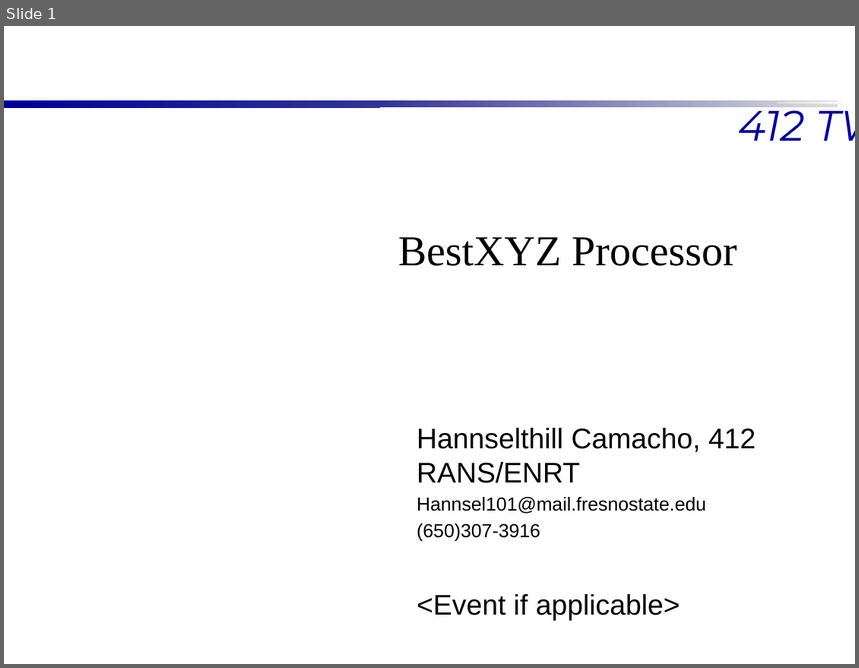
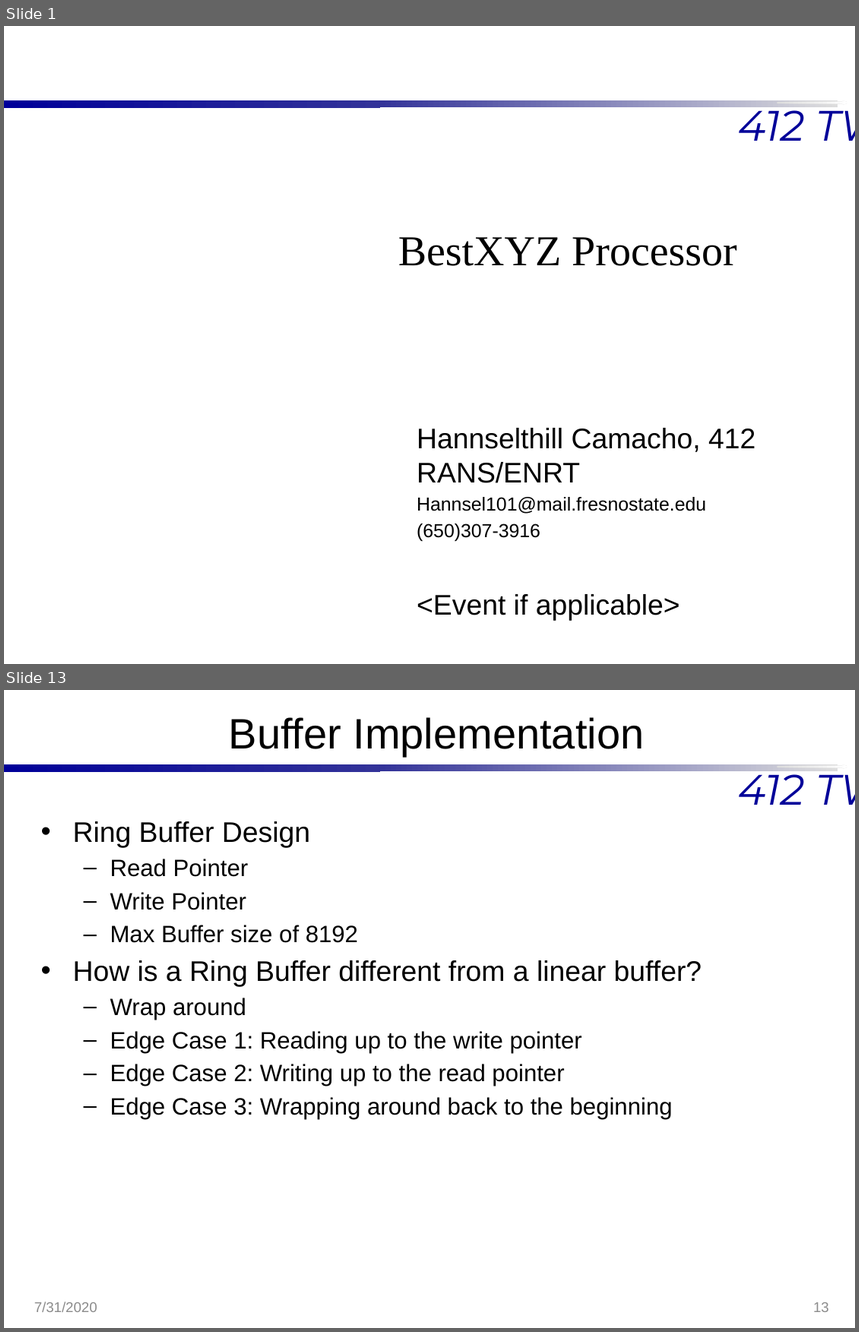
Before and after one commit to Hannsel101/PCIP_Intern_Proj_1, a slide deck: BestXYZ_Presentation.pptx. Shown one above the other, each under a label of ours: slide 1 before the commit, slides 1 and 13 after it; the slides between them are not shown. The pictures are 859x668 and 859x1332 pixels, drawn with LibreOffice and Linux fonts; fonts in the diff are those of the drawing; background and template pictures are left out. Boxes give left, top, right and bottom in pixels: in the first picture for what was removed or moved away, otherwise in the second. Text is boxed around its words. In the diff, an @@ line names an element or a change of style, - is before the commit and + after.

```diff
--- a/BestXYZ_Presentation.pptx
+++ b/BestXYZ_Presentation.pptx
@@ slide 13 added at [4, 690, 855, 1328], background #FFFFFF; not listed: 4 template elements that a slide beside it also shows @@
@@ title added at [229, 717, 645, 756], 36 pt, text #000000 @@
+Buffer Implementation
@@ text added at [73, 821, 702, 1119], 20 pt, text #000000 @@
+• Ring Buffer Design
+  – Read Pointer
+  – Write Pointer
+  – Max Buffer size of 8192
+• How is a Ring Buffer different from a linear buffer?
+  – Wrap around
+  – Edge Case 1: Reading up to the write pointer
+  – Edge Case 2: Writing up to the read pointer
+  – Edge Case 3: Wrapping around back to the beginning
@@ text added at [34, 1302, 97, 1312], 12 pt, text #8C8C8C @@
+7/31/2020
@@ page number added at [813, 1303, 829, 1312], 12 pt, text #8C8C8C @@
+13
```
Also in this commit, not shown: 4 slides changed, 7 other slides added, 5 other files.
